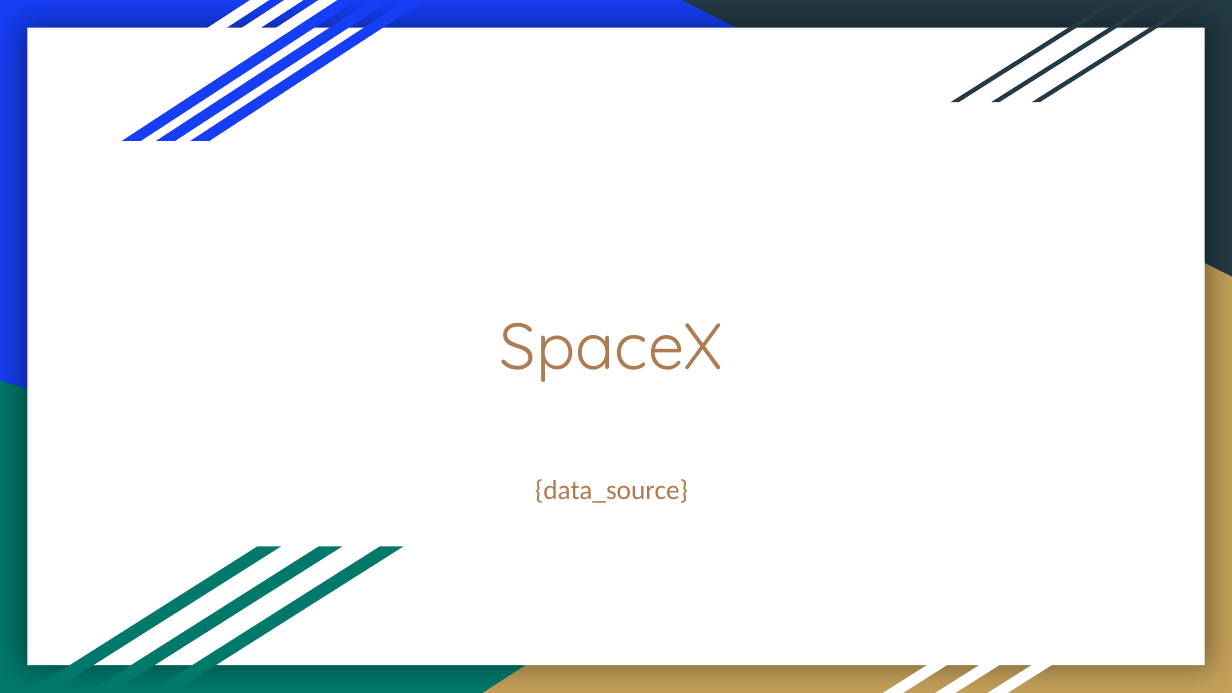
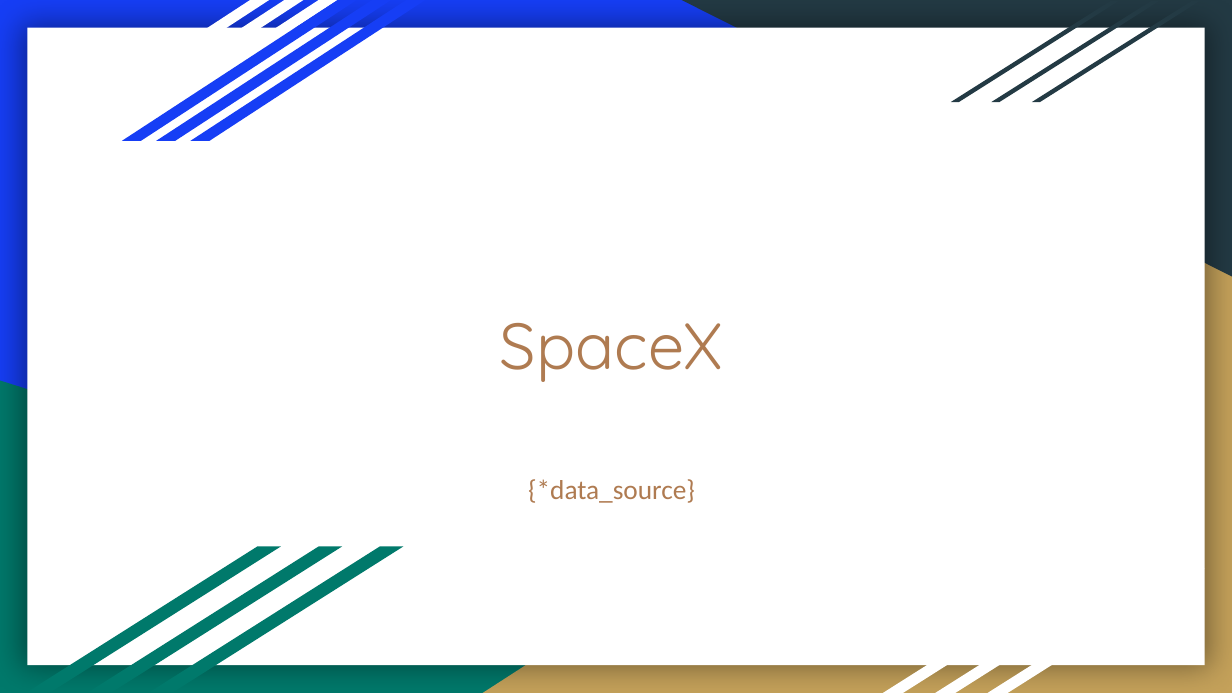
Before and after one commit to United-Codes/cloudofficeprint-python, a slide deck: slide 1 of spacex_example/spacex_template.pptx. Drawn at 1232x693 pixels with LibreOffice and Linux fonts; fonts in the diff are those of the drawing. Boxes give left, top, right and bottom in pixels: in the first picture for what was removed or moved away, otherwise in the second. Text is boxed around its words. In the diff, an @@ line names an element or a change of style, - is before the commit and + after.

```diff
--- a/spacex_example/spacex_template.pptx
+++ b/spacex_example/spacex_template.pptx
@@ subtitle at (x1=528, y1=479, x2=695, y2=503): text changed @@
-{data_source}
+{*data_source}
```
Also in this commit, not shown: 5 other slides changed, 2 other files.
